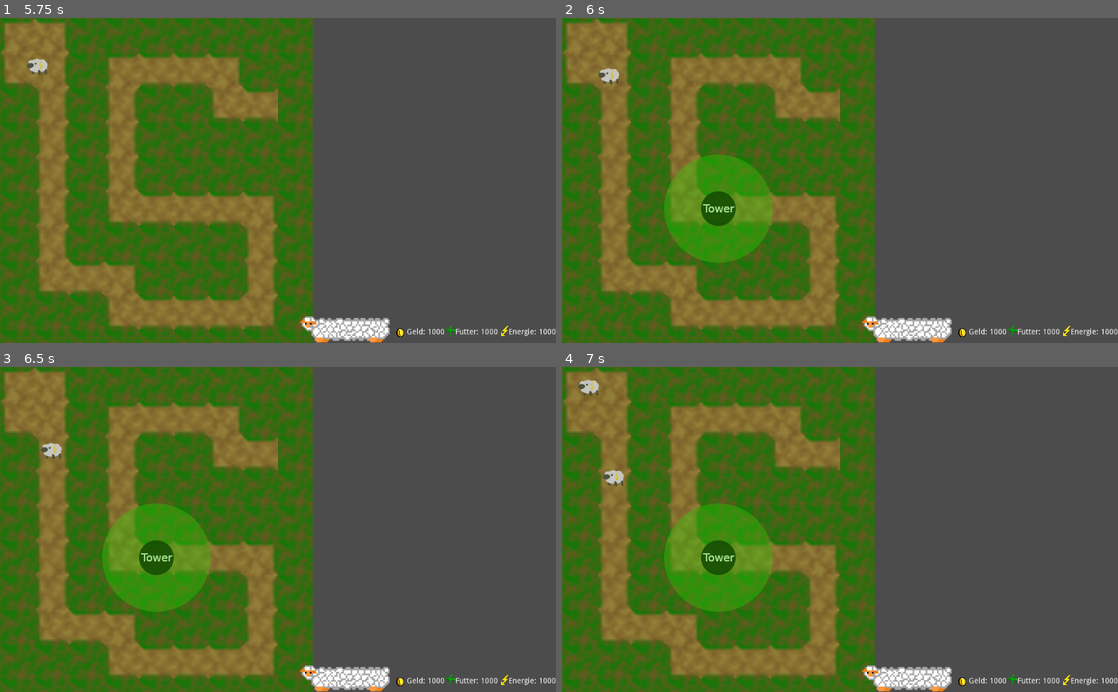
Above: before the commit, frames 1-4 (two rows, left to right).
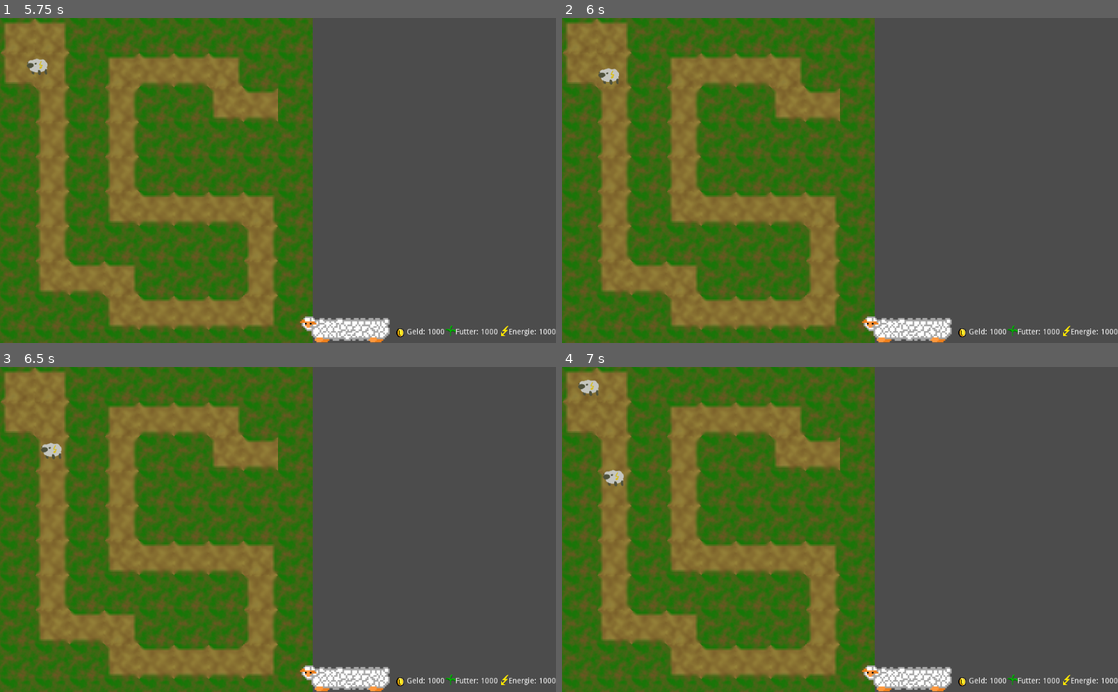
Above: after the commit, the same moments.

Repository: winnerbyhabit/bifigamejamWS19
Game: Godot game, scene res://Game.tscn
Same seed, same stepped clock (60 frames per second), same inputs: the game is played once before the commit and once after it.
Inputs (mouse positions are in pixels of both pictures, inside the frame that each line leads up to):
- Up to frame 1 (5.75 s): click (344, 330) at 0.5 s; click (350, 60) at 1.25 s; click (344, 330) at 2 s; click (350, 151) at 2.75 s; click (344, 330) at 3.5 s; click (350, 239) at 4.25 s; move the mouse to (400, 164) at 5.02 s; press the mouse at (400, 164) at 5.03 s
- Up to frame 2 (6 s): move the mouse to (728, 196) at 5.77 s; release the mouse at (728, 196) at 5.78 s; click (728, 196) at 5.85 s
- Up to frame 3 (6.5 s): no input
- Up to frame 4 (7 s): move the mouse to (717, 558) at 6.52 s; press the mouse at (717, 558) at 6.53 s

Frame 1 is identical in both runs. In frame 2, 5.1% of the frame differs, in the area x 18-38%, y 42-76%; in frame 3, 5.1%; in frame 4, 5.1%.

Commit message:
türme können nicht auf wegen plaziert werden

Diff:
--- a/project/TDGame/TDGame.gd
+++ b/project/TDGame/TDGame.gd
@@ -67,12 +67,17 @@
 
 
 func place_tower(position):
-	towerplacement_active = false
-	Input.set_custom_mouse_cursor(null,Input.CURSOR_ARROW)
-	var tower = tower_scene.instance()
-	tower.position = position * Vector2(gridsize,gridsize) + Vector2(gridsize/2,gridsize/2)
-	tower.show_tower_range(false)
-	add_child(tower)
+	if tower_placement_possible(position):
+		towerplacement_active = false
+		Input.set_custom_mouse_cursor(null,Input.CURSOR_ARROW)
+		var tower = tower_scene.instance()
+		tower.position = position * Vector2(gridsize,gridsize) + Vector2(gridsize/2,gridsize/2)
+		tower.show_tower_range(false)
+		add_child(tower)
 
+func tower_placement_possible(position):
+	if $Navigation2D/TileMap.get_cell(position.x,position.y) != 15:
+		return false
+	return true
 
 	#print('place tower on: ',position)
